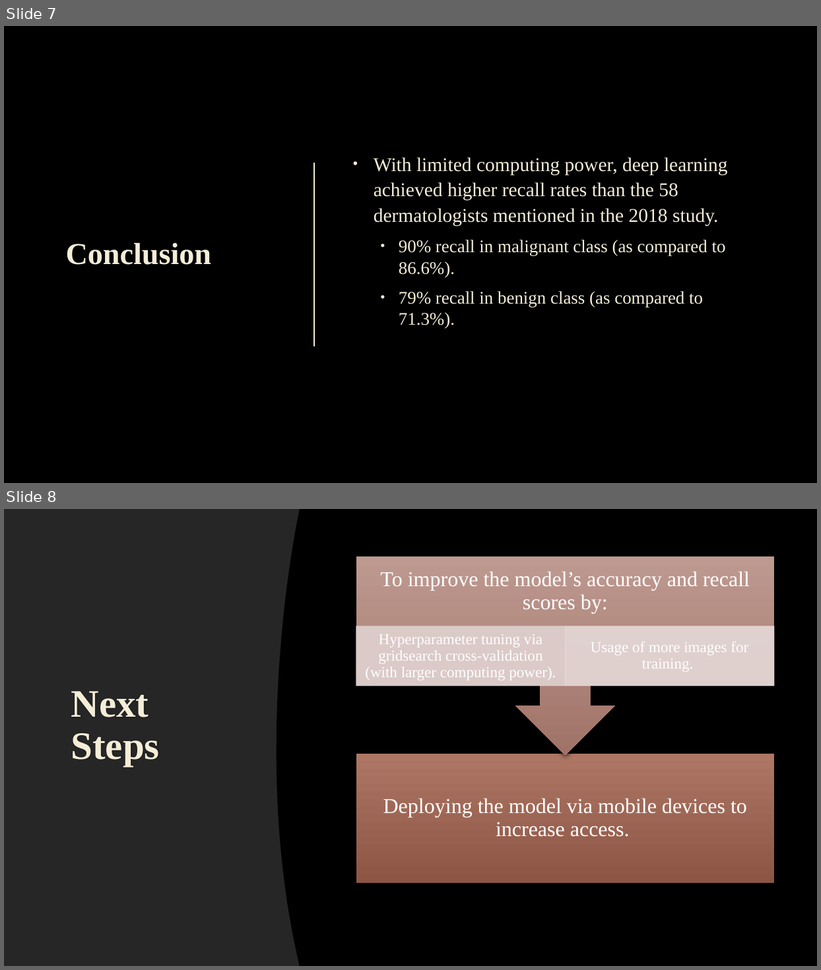
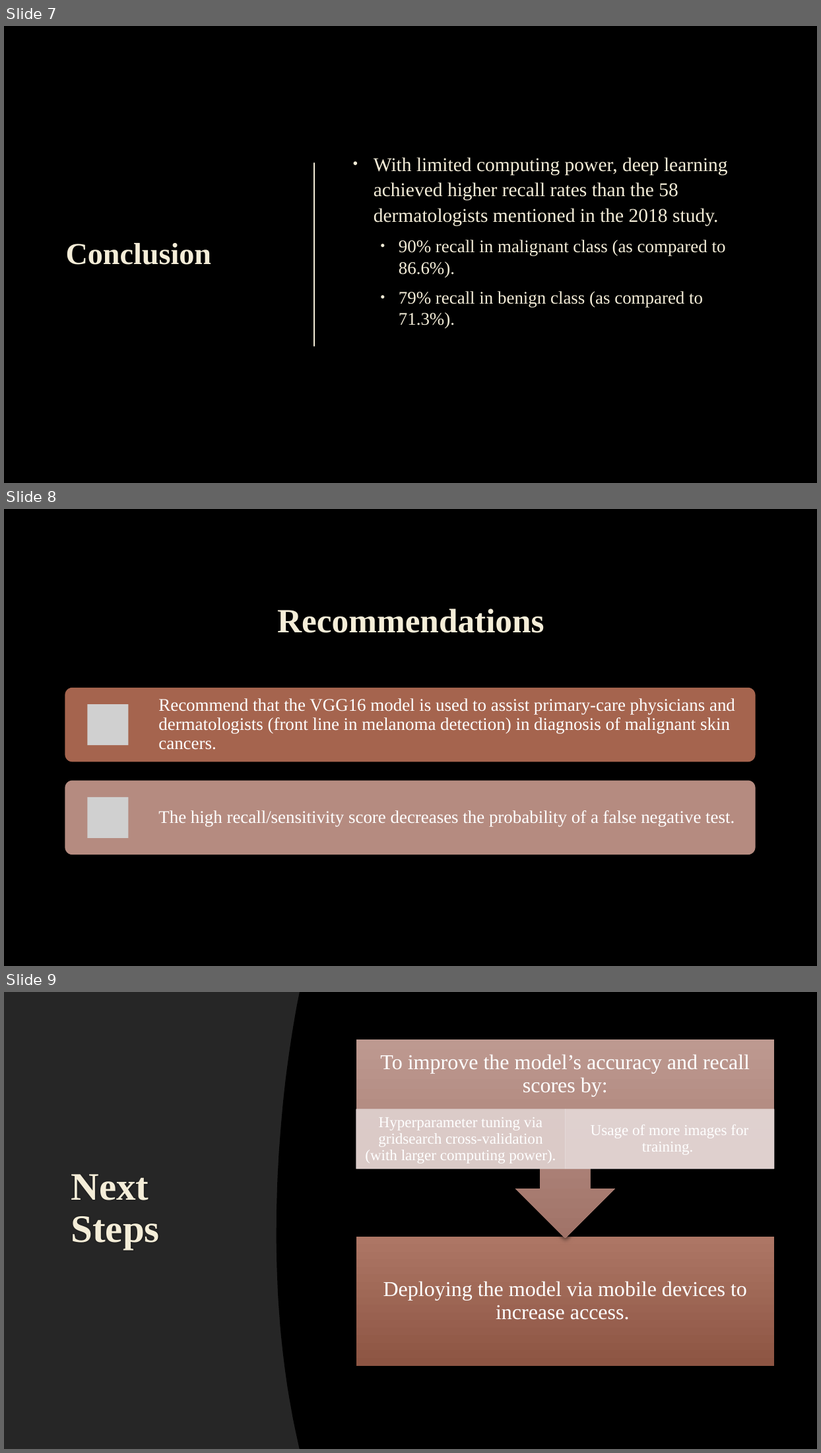
Before and after one commit to luaymatalka/skin-lesion--image-classification, a slide deck: presentation.pptx. Shown one above the other, each under a label of ours: slides 7 and 8 before the commit, slides 7, 8 and 9 after it. The pictures are 821x970 and 821x1453 pixels, drawn with LibreOffice and Linux fonts; fonts in the diff are those of the drawing; grey boxes stand for pictures; background and template pictures are left out. Boxes give left, top, right and bottom in pixels: in the first picture for what was removed or moved away, otherwise in the second. Text is boxed around its words. In the diff, an @@ line names an element or a change of style, - is before the commit and + after.

```diff
--- a/presentation.pptx
+++ b/presentation.pptx
@@ slide 8 added at <box>4,509,817,966</box>, background picture (left out) @@
@@ title added at <box>277,609,544,633</box>, 40 pt, text #F4EDD8, bold @@
+Recommendations
@@ group added at <box>65,688,756,855</box>: 2 rounded rectangles, 2 pictures, 2 texts @@
+Recommend that the VGG16 model is used to assist primary-care physicians and dermatologists (front line in melanoma detection) in diagnosis of malignant skin cancers.
+The high recall/sensitivity score decreases the probability of a false negative test.
@@ what was slide 8 is now slide 9 @@
```
Also in this commit, not shown: 2 other files.
